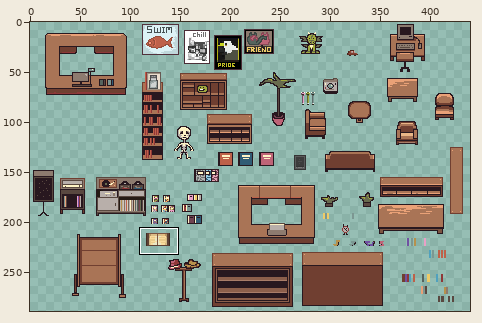
Sprite sheet: assets/sprites/objects/sheet_B&N_NEWEST.png. The picture above shows the old version from afar; the outline marks the close-up.
Close-up. Before the edit:
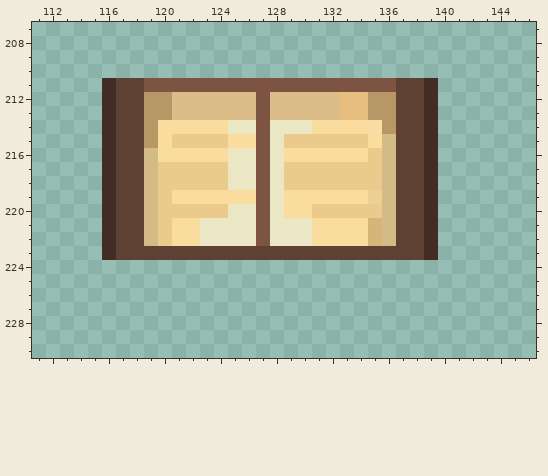
The file is 448x304 pixels. Colours within 5 levels of each other are drawn and written as one. Shown: x 111..146, y 207..230. The wide view leaves out empty margins. The commit also changed other parts of the picture, which this record leaves out.
After the commit:
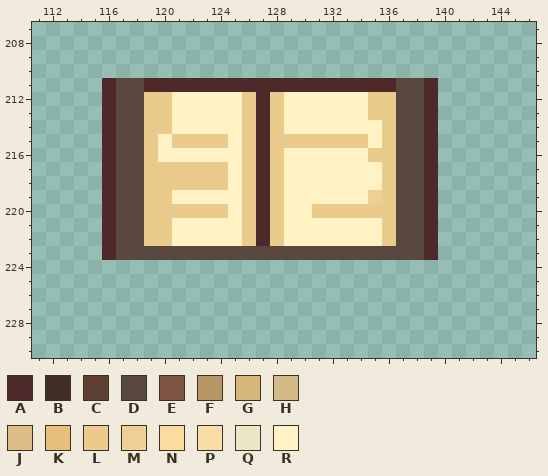
Palette (. is transparent): A #4e2929  B #412d24  C #5f4134  D #594840  E #7d5441  F #b79766  G #d5b578  H #d3bb88  J #dcbd87  K #e7be7e  L #eacb8b  M #eecf96  N #fadc9e  P #f8dda4  Q #ebe7c4  R #fff3c5
Changes in this commit:
@@ x 111..146 @@
 210 ....................................
-211 .....BCCEEEEEEEEEEEEEEEEEECCB.......
-212 .....BCCFFJJJJJJEJJJJJKKFFCCB.......
-213 .....BCCFFJJJJJJEJJJJJKKFFCCB.......
-214 .....BCCFNNNNNQQEQQQNNNNPFCCB.......
-215 .....BCCFNLLLLNNEQLLLLLLNHCCB.......
-216 .....BCCHNNNNNQQEQNNNNNNLHCCB.......
-217 .....BCCHLLLLLQQEQLLLLLLLHCCB.......
-218 .....BCCHLLLLLQQEQLLLLLLLHCCB.......
-219 .....BCCHLNNNNNNEQNNNNNNMHCCB.......
-220 .....BCCHLLLLLQQEQNNLLLLLHCCB.......
-221 .....BCCHLNNQQQQEQQQNNNNGHCCB.......
-222 .....BCCHLNNQQQQEQQQNNNNGHCCB.......
-223 .....BCCCCCCCCCCCCCCCCCCCCCCB.......
+211 .....ADDAAAAAAAAAAAAAAAAAADDA.......
+212 .....ADDLLRRRRRLALRRRRRRLLDDA.......
+213 .....ADDLLRRRRRLALRRRRRRLLDDA.......
+214 .....ADDLLRRRRRLALRRRRRRRLDDA.......
+215 .....ADDLRLLLLRLALLLLLLLRLDDA.......
+216 .....ADDLRRRRRRLALRRRRRRLLDDA.......
+217 .....ADDLLLLLLRLALRRRRRRRLDDA.......
+218 .....ADDLLLLLLRLALRRRRRRRLDDA.......
+219 .....ADDLLRRRRRLALRRRRRRMLDDA.......
+220 .....ADDLLLLLLRLALRRLLLLLLDDA.......
+221 .....ADDLLRRRRRLALRRRRRRRLDDA.......
+222 .....ADDLLRRRRRLALRRRRRRRLDDA.......
+223 .....ADDDDDDDDDDDDDDDDDDDDDDA.......
 224 ....................................
